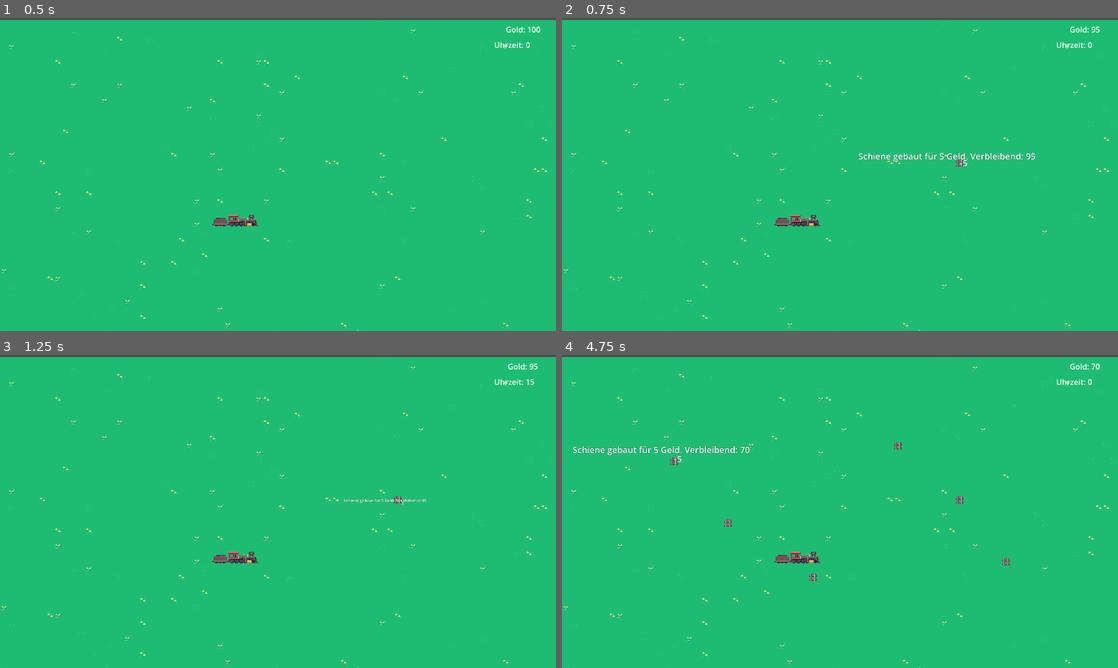
Above: before the commit, frames 1-4 (two rows, left to right).
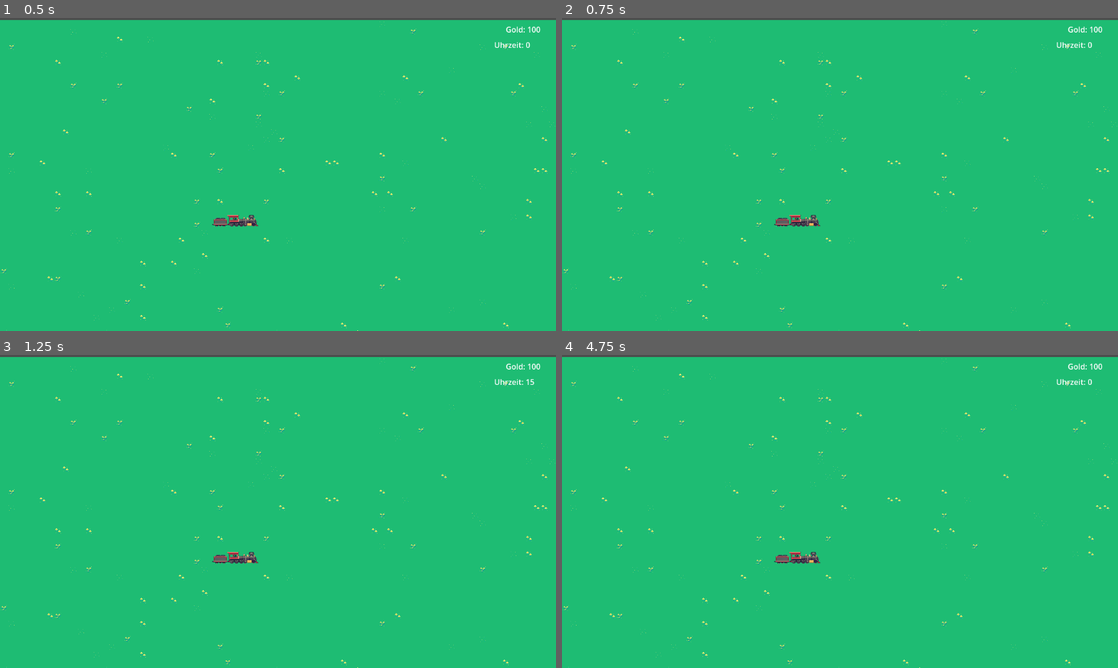
Above: after the commit, the same moments.

Repository: programmiertim/TrainTycoon
Game: Godot game, scene res://scenes/Main.tscn
Same seed, same stepped clock (60 frames per second), same inputs: the game is played once before the commit and once after it.
Inputs (mouse positions are in pixels of both pictures, inside the frame that each line leads up to):
- Up to frame 1 (0.5 s): no input
- Up to frame 2 (0.75 s): tap Enter at 0.5 s; move the mouse to (962, 158) at 0.52 s; click (962, 158) at 0.6 s
- Up to frame 3 (1.25 s): no input
- Up to frame 4 (4.75 s): move the mouse to (728, 527) at 1.27 s; click (728, 527) at 1.35 s; move the mouse to (895, 442) at 2.02 s; right-click (895, 442) at 2.1 s; click (895, 442) at 2.3 s; move the mouse to (812, 574) at 2.77 s; click (812, 574) at 2.85 s; move the mouse to (1006, 558) at 3.52 s; click (1006, 558) at 3.6 s; move the mouse to (673, 464) at 4.27 s; right-click (673, 464) at 4.35 s; click (673, 464) at 4.55 s

Frame 1 is identical in both runs. In frame 2, 0.5% of the frame differs, in the area x 53-98%, y 2-48%; in frame 3, 0.2%; in frame 4, 0.7%, in the area x 1-98%, y 2-73%.

Commit message:
Zeit macht nun Schaden und ein Popupversuch

Diff:
--- /dev/null
+++ b/scenes/BuildingSelectionPopup.tscn
@@ -0,0 +1,15 @@
+[gd_scene format=3 uid="uid://dyvqkolekm4ti"]
+
+[node name="BuildingSelectionPopup" type="Popup"]
+size = Vector2i(127, 100)
+visible = true
+
+[node name="SchieneButton" type="Button" parent="."]
+offset_right = 8.0
+offset_bottom = 8.0
+text = "Schiene bauen"
+
+[node name="BahnhofButton" type="Button" parent="."]
+offset_right = 8.0
+offset_bottom = 8.0
+text = "Bahnhof bauen"
--- a/scripts/create.gd
+++ b/scripts/create.gd
@@ -7,17 +7,20 @@
 var schienen_layer = 1
 var bahnhof_layer = 2
 
-
+var selected_building_type : String = ""
+var building_selection_popup
 
 signal zeit_vergeht
 
 # Referenz zur Schiene-Szene
 var Schiene_scene : PackedScene = preload("res://scenes/Schiene.tscn")
+var Building_selection_popup_scene : PackedScene = preload("res://scenes/BuildingSelectionPopup.tscn")
 
 # Called when the node enters the scene tree for the first time.
 func _ready():
 	game_manager.geldbeutel = 100
 	print("Spielstart mit 100 Geld")
+	getPopupReady()
 
 
 # Called every frame. 'delta' is the elapsed time since the previous frame.
@@ -35,15 +38,22 @@
 		var source_id : int = 2
 		# Pickt das Tile in Position aus
 		var atlas_coord : Vector2i = Vector2i(19, 1)
+		building_selection_popup.get_node("SchieneButton").connect("pressed", Callable(self, "_on_schiene_selected"))
+		building_selection_popup.get_node("BahnhofButton").connect("pressed", Callable(self, "_on_haus_selected"))
 		# Fügt eine Instanz der Schiene-Szene hinzu und zieht die Baukosten ab
-		if add_schiene_at_position(tile_mouse_pos, tile_map.map_to_local(tile_mouse_pos)):
-			tile_map.set_cell(schienen_layer, tile_mouse_pos, source_id, atlas_coord)
+		building_selection_popup.popup()
+		building_selection_popup.set_position(mouse_pos)
+		#if add_schiene_at_position(tile_mouse_pos, tile_map.map_to_local(tile_mouse_pos)):
+			#tile_map.set_cell(schienen_layer, tile_mouse_pos, source_id, atlas_coord)
 	if Input.is_action_just_pressed("right_click"):
 		# Liest Mausposition aus
 		var mouse_pos : Vector2 = get_global_mouse_position()
 		# Minimiert die Position auf das Tile
 		var tile_mouse_pos : Vector2i = tile_map.local_to_map(mouse_pos)
 		tile_map.erase_cell(schienen_layer, tile_mouse_pos)
+
+func getPopupReady():
+	building_selection_popup = Building_selection_popup_scene.instantiate()
 
 func add_schiene_at_position(tile_position: Vector2i, position: Vector2) -> bool:
 	# Instanzieren der Schiene-Szene
@@ -58,7 +68,6 @@
 		# Baukosten abziehen
 		game_manager.geldbeutel -= baukosten
 		FadingNumbers.display_number(baukosten, position, false, false)
-		FadingNumbers.display_text(str("Schiene gebaut für ", baukosten, " Geld. Verbleibend: ", game_manager.geldbeutel), position, false)
 
 		# Setzen der Position der Instanz
 		schiene_instance.position = position
@@ -68,6 +77,33 @@
 		add_child(schiene_instance)
 		return true
 	else:
-		FadingNumbers.display_text(str("Nicht genügend Geld für Schiene. Benötigt: ", baukosten, ", Verfügbar: ", game_manager.geldbeutel),position, true)
 		FadingNumbers.display_number(baukosten, position, true, false)
 		return false
+
+func _on_schiene_selected():
+	selected_building_type = "Schiene"
+	_build_selected_building()
+
+# Diese Funktion wird aufgerufen, wenn Haus ausgewählt wurde
+func _on_haus_selected():
+	selected_building_type = "Bahnhof"
+	_build_selected_building()
+
+# Hier wird das ausgewählte Gebäude gebaut
+func _build_selected_building():
+	var mouse_pos : Vector2 = get_global_mouse_position()
+	var tile_mouse_pos : Vector2i = tile_map.local_to_map(mouse_pos)
+
+	match selected_building_type:
+		"Schiene":
+			var source_id : int = 2
+			var atlas_coord : Vector2i = Vector2i(19, 1)
+			tile_map.set_cell(schienen_layer, tile_mouse_pos, source_id, atlas_coord)
+		"Bahnhof":
+			# Beispiel-ID für Haus, die richtige ID muss durch die passende ersetzt werden
+			var source_id : int = 3
+			var atlas_coord : Vector2i = Vector2i(5, 3)
+			tile_map.set_cell(schienen_layer, tile_mouse_pos, source_id, atlas_coord)
+
+	# Popup schließen
+	building_selection_popup.hide()
--- a/scripts/game_manager.gd
+++ b/scripts/game_manager.gd
@@ -1,7 +1,5 @@
 extends Node
 @onready var goldstand_label = $Goldstand
-@onready var fehler = $Fehler
-@onready var hinweis = $Hinweis
 @onready var timer = $Timer
 @onready var uhr_label = $Uhr
 
--- a/scripts/schiene.gd
+++ b/scripts/schiene.gd
@@ -9,15 +9,14 @@
 	set_bezeichnung("Schiene")
 	set_baukosten(5)
 	set_life(10)
-
-	# Verbindung zum Signal "zeit_vergeht" herstellen
-	#%GameManager.connect("zeit_vergeht", Callable(self, "_on_timer_timeout"))
+	var game_manager = get_node("/root/Main/GameManager")
+	if game_manager:
+		game_manager.connect("zeit_vergeht", Callable(self, "_on_timer_timeout"))
 
 # Funktion, die aufgerufen wird, wenn das Timer-Timeout-Signal empfangen wird
 func _on_timer_timeout():
 	# Generiere eine Zufallszahl zwischen 0 und 50
 	var random_number = randi() % 51
-	print(random_number)
 
 	# Wenn die Zufallszahl zwischen 0 und 10 liegt, ziehe 1 vom Leben ab
 	if random_number <= 10:
